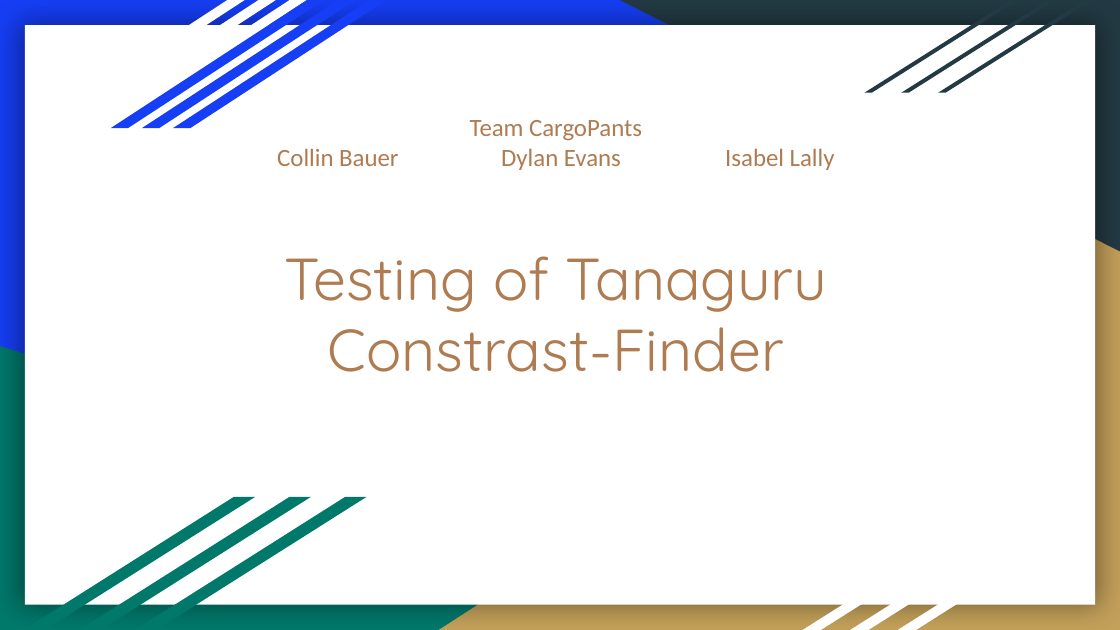
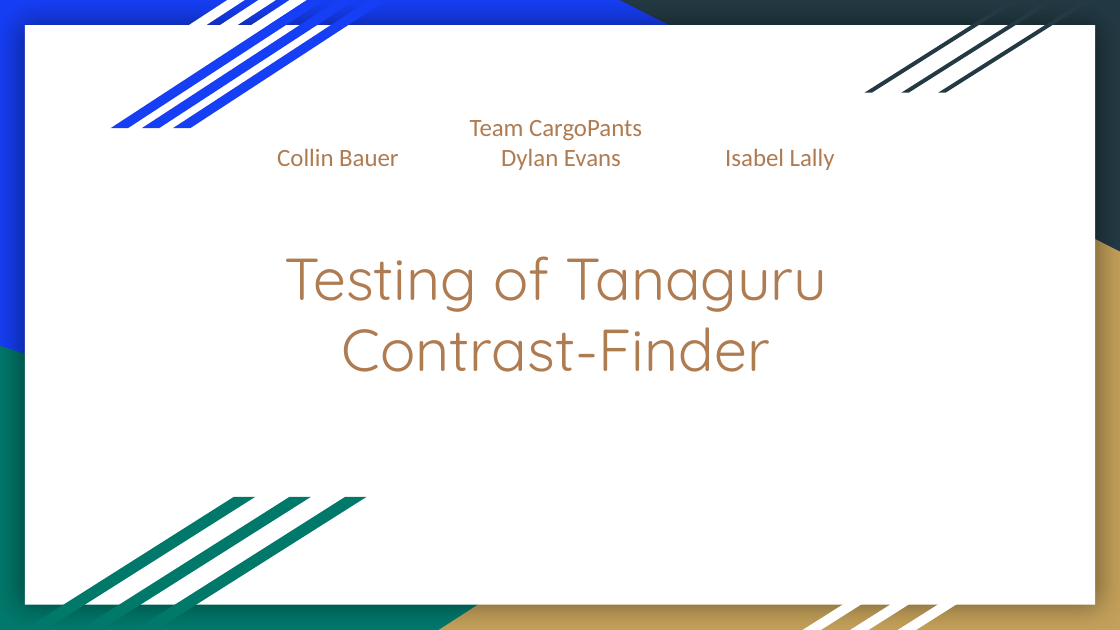
Before and after one commit to csci-362-02-2019/CargoPants, a slide deck: slide 1 of DeliverableReports/CargoPants_presentation.pptx. Drawn at 1120x630 pixels with LibreOffice and Linux fonts; fonts in the diff are those of the drawing. Boxes give left, top, right and bottom in pixels: in the first picture for what was removed or moved away, otherwise in the second. Text is boxed around its words. In the diff, an @@ line names an element or a change of style, - is before the commit and + after.

```diff
--- a/DeliverableReports/CargoPants_presentation.pptx
+++ b/DeliverableReports/CargoPants_presentation.pptx
@@ title at (285,256,827,372): text changed @@
-Testing of Tanaguru Constrast-Finder
+Testing of Tanaguru Contrast-Finder
```
Also in this commit, not shown: 2 other slides changed.
